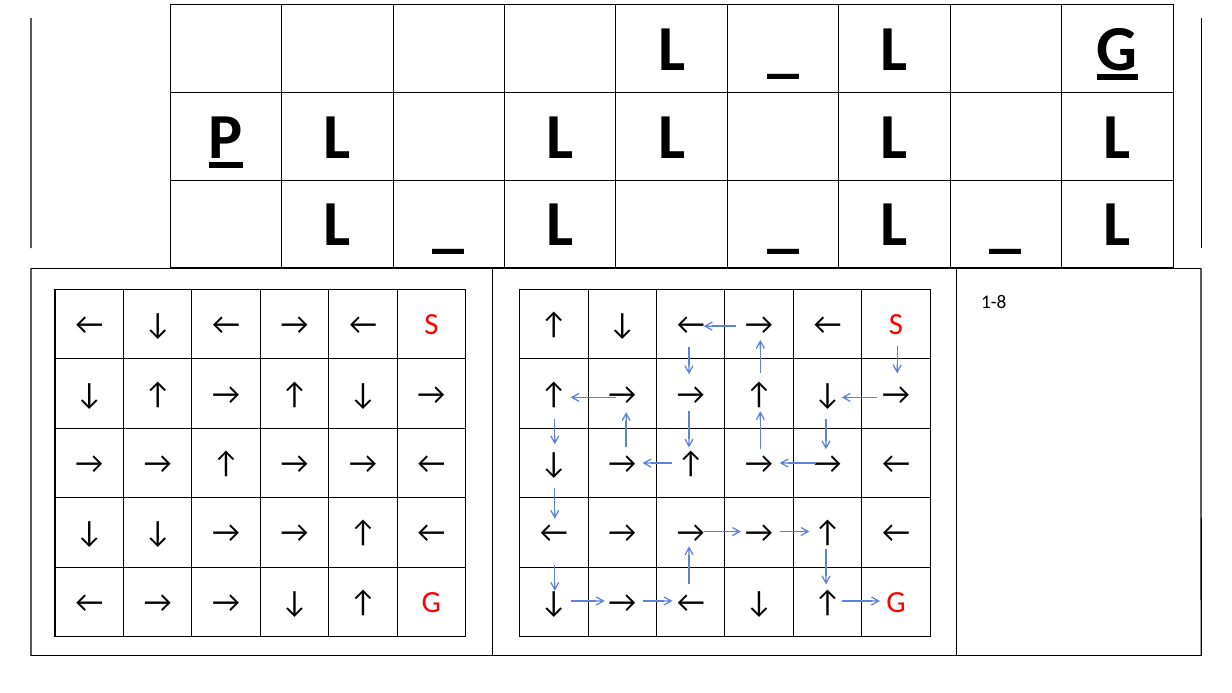
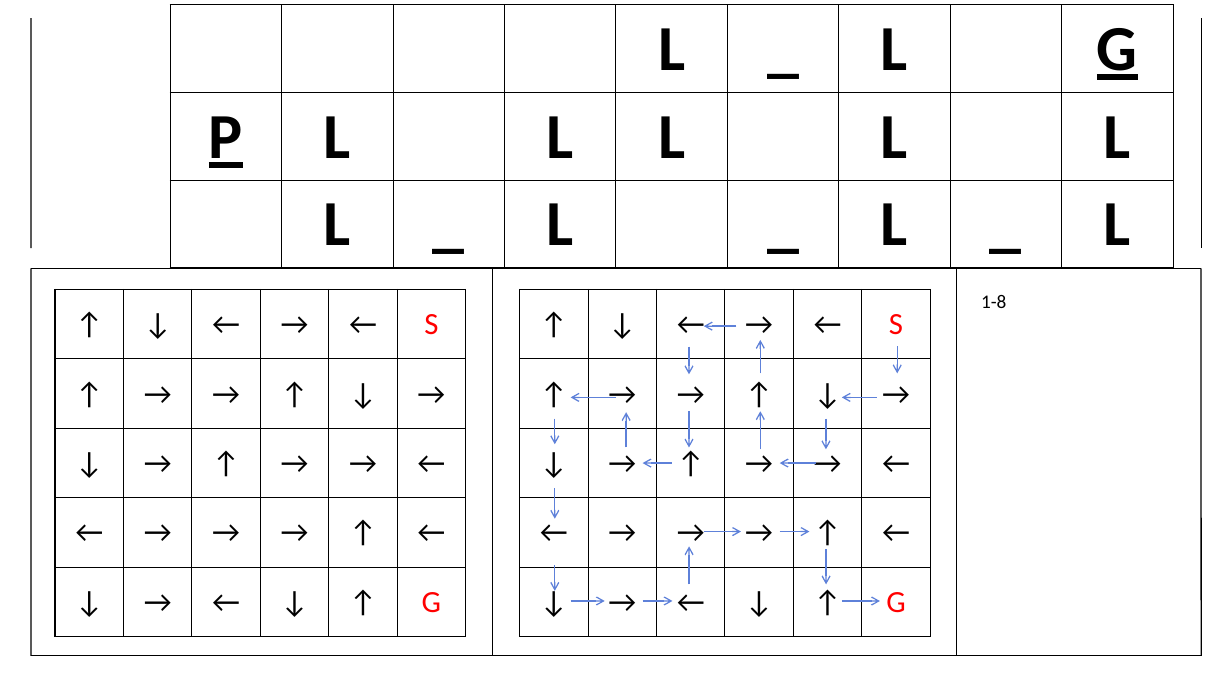
Before and after one commit to BSF0124/Brain-Control, a slide deck: slide 8 of etc/레벨디자인.pptx. Drawn at 1232x693 pixels with LibreOffice and Linux fonts; fonts in the diff are those of the drawing. Boxes give left, top, right and bottom in pixels: in the first picture for what was removed or moved away, otherwise in the second. Text is boxed around its words. In the diff, an @@ line names an element or a change of style, - is before the commit and + after.

```diff
--- a/etc/레벨디자인.pptx
+++ b/etc/레벨디자인.pptx
@@ table at (55,289,465,637) @@
-row 1, column 1: ←
+row 1, column 1: ↑
-row 2, column 1: ↓
+row 2, column 1: ↑
-row 2, column 2: ↑
+row 2, column 2: →
-row 3, column 1: →
+row 3, column 1: ↓
-row 4, column 1: ↓
+row 4, column 1: ←
-row 4, column 2: ↓
+row 4, column 2: →
-row 5, column 1: ←
+row 5, column 1: ↓
-row 5, column 3: →
+row 5, column 3: ←
```
Also in this commit, not shown: 5 other files.
